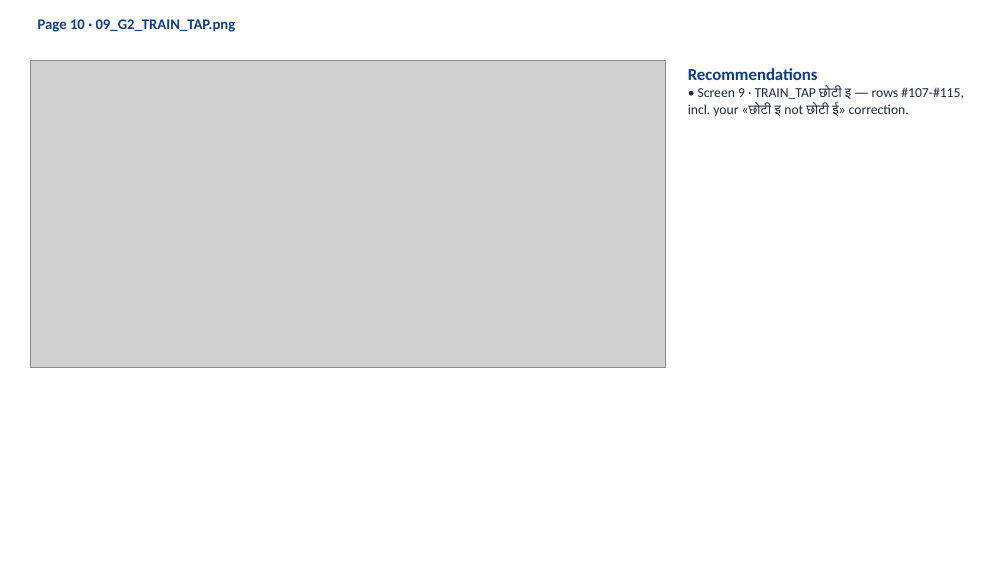
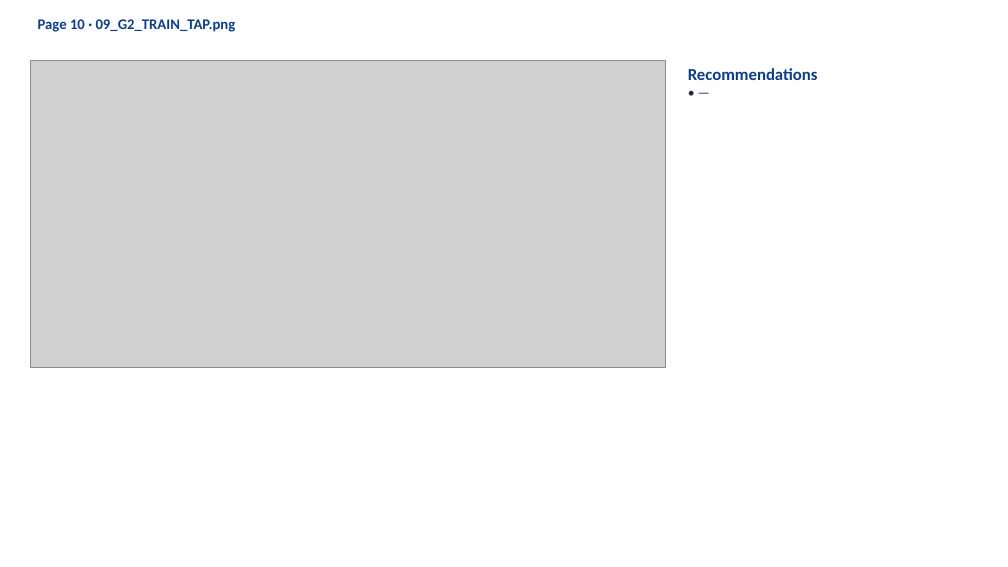
Before and after one commit to khugshalharshvardhan/HI02H11_L02_S01_DEV_HANDOFF-file2-, a slide deck: slide 11 of 3_CURRENT_BUILD/HI02H11_L02_S01_REVISED_review.pptx. Drawn at 1008x567 pixels with LibreOffice and Linux fonts; fonts in the diff are those of the drawing; grey boxes stand for pictures. Boxes give left, top, right and bottom in pixels: in the first picture for what was removed or moved away, otherwise in the second. Text is boxed around its words. In the diff, an @@ line names an element or a change of style, - is before the commit and + after.

```diff
--- a/3_CURRENT_BUILD/HI02H11_L02_S01_REVISED_review.pptx
+++ b/3_CURRENT_BUILD/HI02H11_L02_S01_REVISED_review.pptx
@@ text at box(688, 87, 964, 116): text changed @@
-• Screen 9 · TRAIN_TAP छोटी इ — rows #107-#115, incl. your «छोटी इ not छोटी ई» correction.
+• —
```
Also in this commit, not shown: 17 other slides changed, 38 other files.
